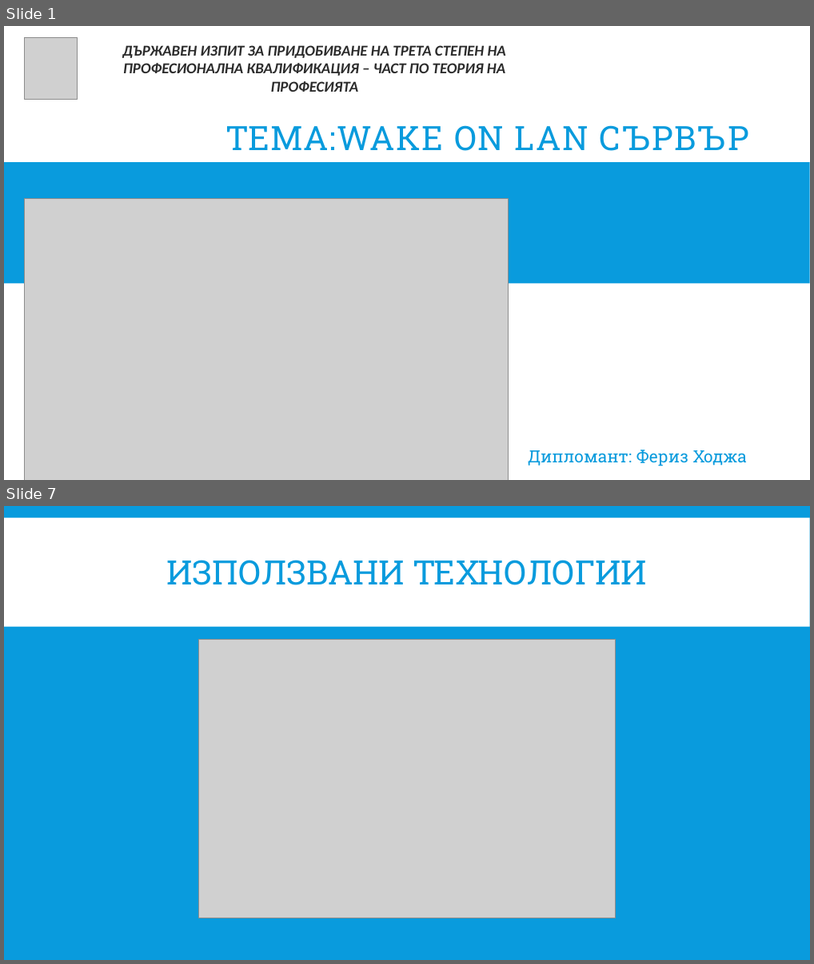
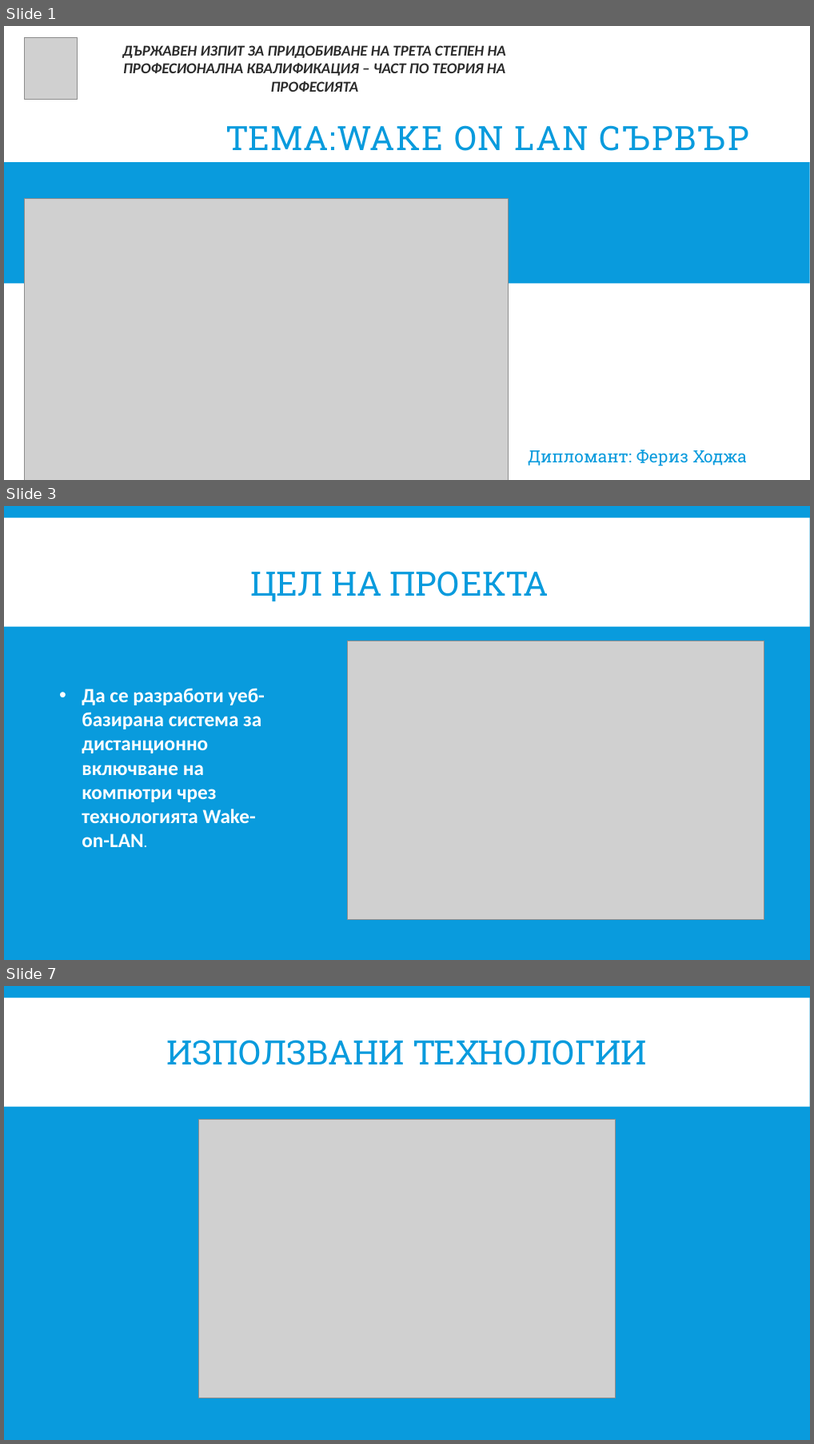
Before and after one commit to pgee-dzi2024/ThemeSP_2607, a slide deck: DR/защита.pptx. Shown one above the other, each under a label of ours: slides 1 and 7 before the commit, slides 1, 3 and 7 after it; the slides between them are not shown. The pictures are 814x964 and 814x1444 pixels, drawn with LibreOffice and Linux fonts; fonts in the diff are those of the drawing; grey boxes stand for pictures. Boxes give left, top, right and bottom in pixels: in the first picture for what was removed or moved away, otherwise in the second. Text is boxed around its words. In the diff, an @@ line names an element or a change of style, - is before the commit and + after.

```diff
--- a/DR/защита.pptx
+++ b/DR/защита.pptx
@@ slide 3 added at (4, 506, 810, 960), background #099BDD; not listed: 1 template element that a slide beside it also shows @@
@@ title added at (250, 571, 548, 602), 40 pt, text #099BDD @@
+ЦЕЛ НА ПРОЕКТА
@@ picture added at (348, 641, 765, 919) @@
@@ text added at (82, 688, 264, 847), 24 pt, text #FFFFFF, bold @@
+• Да се разработи уеб-базирана система за дистанционно включване на компютри чрез технологията Wake-on-LAN.
```
Also in this commit, not shown: 2 slides changed, 2 other slides added, 3 slides removed.
